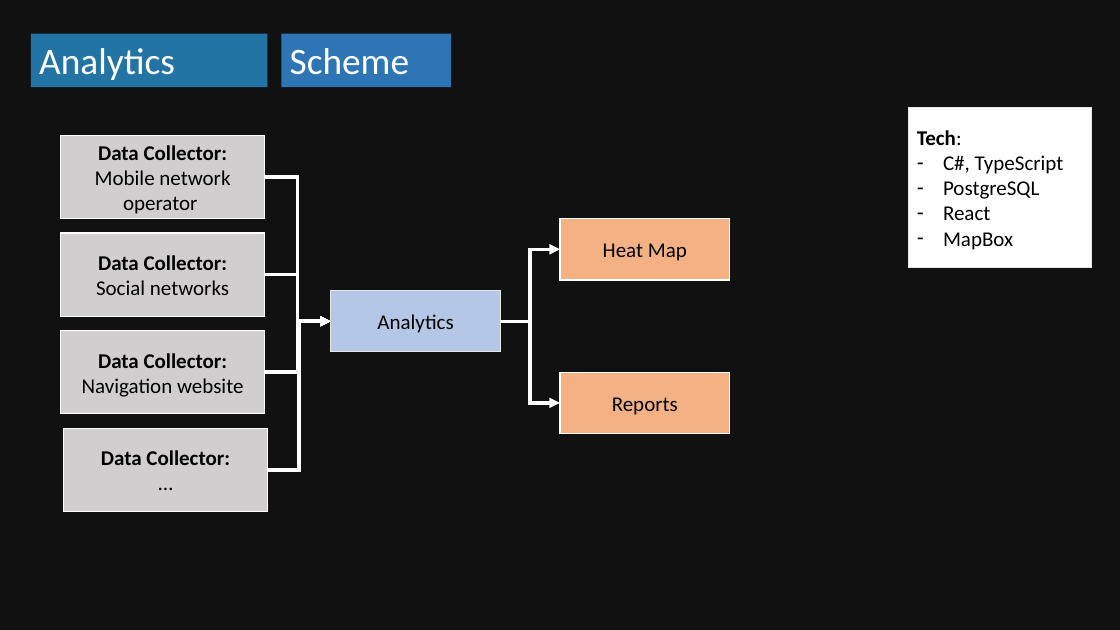
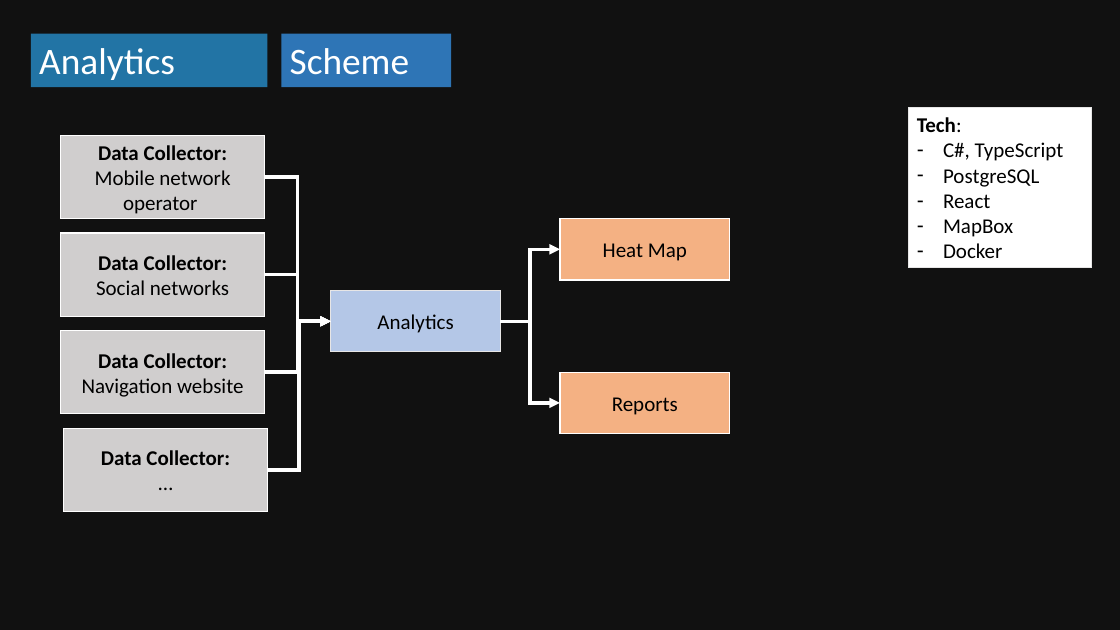
Before and after one commit to stainless-chief/h-izumo-navi, a slide deck: slide 4 of .presentation/analytics.pptx. Drawn at 1120x630 pixels with LibreOffice and Linux fonts; fonts in the diff are those of the drawing. Boxes give left, top, right and bottom in pixels: in the first picture for what was removed or moved away, otherwise in the second. Text is boxed around its words. In the diff, an @@ line names an element or a change of style, - is before the commit and + after.

Commit message:
presentation / update

```diff
--- a/.presentation/analytics.pptx
+++ b/.presentation/analytics.pptx
@@ text in rectangle at (x1=943, y1=243, x2=1002, y2=258): paragraph added @@
+– Docker
```
